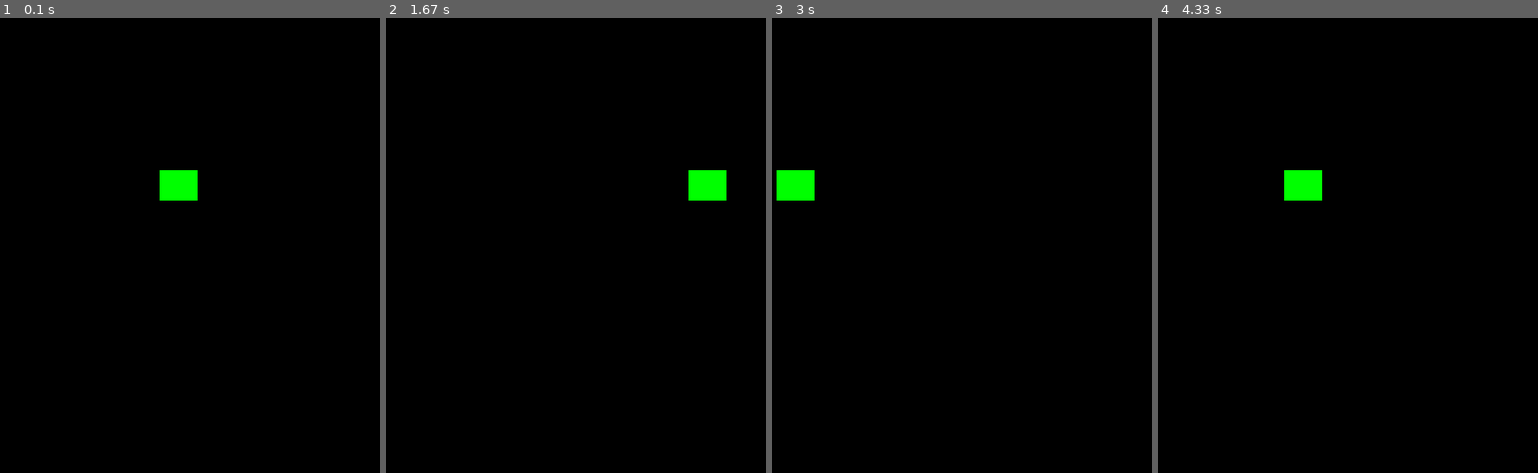
Above: before the commit, frames 1-4 (left to right).
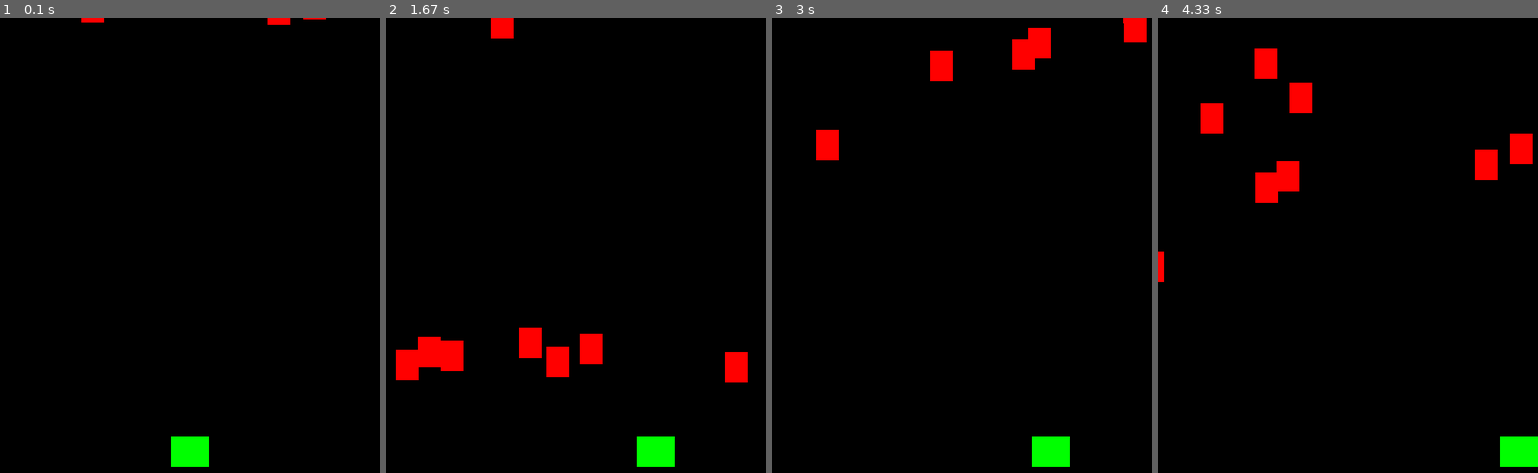
Above: after the commit, the same moments.

Repository: Liuian/MyFirstPygame
Game: pygame game, started from main.py
Two runs of this game, one before a commit and one after it. Both use one fixed random seed, a clock stepped at 60 frames per second and the inputs below.
Inputs:
- Up to frame 1 (0.1 s): no input
- Up to frame 2 (1.67 s): hold Right 0.33-0.8 s; hold Right 0.83-1.3 s; hold Left from 1.33 s (still down)
- Up to frame 3 (3 s): release Left at 1.87 s; hold Left 1.9-2.3 s; hold Right 2.33-2.97 s
- Up to frame 4 (4.33 s): hold Left 3-3.47 s; hold Right 3.5-3.97 s; hold Right from 4 s (still down)

The runs differ from the first frame. In frame 1, 1.5% of the frame differs, in the area x 21-86%, y 0-99%; in frame 2, 4.4%, in the area x 2-96%, y 0-99%; in frame 3, 3.2%; in frame 4, 4.1%.

Commit message:
Aug 4 - finished rock

Diff:
--- a/main.py
+++ b/main.py
@@ -1,5 +1,6 @@
 #sprite(精靈)
 import pygame
+import random
 
 FPS = 60    #constant variable used to be all capital
 WIDTH = 500
@@ -13,22 +14,72 @@
 
 class Player(pygame.sprite.Sprite):
     def __init__(self):
-        pygame.sprite.Sprite.__init__(self)
+        pygame.sprite.Sprite.__init__(self)     #call initial function
         self.image = pygame.Surface((50, 40))   #the image to display
         self.image.fill((0, 255, 0))
         self.rect = self.image.get_rect()       #定位 匡起來 #get_rect :在pygame拿一個平台
-        self.rect.x = 200                       #最左上為的點 x = 200
-        self.rect.y = 200
-        #self.rect.center = (WIDTH / 2, HEIGHT / 2) #點設在圖片中間
+        self.speedx = 6
+        self.rect.centerx = WIDTH / 2
+        self.rect.bottom = HEIGHT - 10
+        #self.rect.x = 200                       #最左上為的點 x = 200
+        #self.rect.y = 200
+        #self.rect.center = (WIDTH / 2, HEIGHT - 10) #點設在圖片中間
 
     def update(self):
-        self.rect.x += 2
-        if self.rect.left > WIDTH:
-            self.rect.right = 0
+        key_pressed = pygame.key.get_pressed()  #回傳按鍵有沒有被按的布林值
+        if key_pressed[pygame.K_RIGHT]:         #如果右鍵有被按 K_a a鍵
+            self.rect.x += self.speedx
+        elif key_pressed[pygame.K_LEFT]:
+            self.rect.x -= self.speedx
+
+        if self.rect.right > WIDTH:
+            self.rect.right = WIDTH
+        elif self. rect.left < 0:
+            self.rect.left = 0
+
+    def shoot(self):
+        bullet = Bullet(self.rect.centerx, self.rect.top)
+        all_sprites.add(bullet)                             #add bullet into sprite group
+
+class Rock(pygame.sprite.Sprite):
+    def __init__(self):
+        pygame.sprite.Sprite.__init__(self)
+        self.image = pygame.Surface((30, 40))   #the image to display
+        self.image.fill((255, 0, 0))
+        self.rect = self.image.get_rect()       #定位 匡起來 #get_rect :在pygame拿一個平台
+        self.rect.x = random.randrange(0, WIDTH - self.rect.width)
+        self.rect.y = random.randrange(-100, -40)
+        self.speedy = 5
+        self.speedx = random.randrange(-3, 3)
+    def update(self):
+        self.rect.y += self.speedy
+        self.rect.x += self.speedx
+        if(self.rect.top > HEIGHT or self.rect.left > WIDTH or self.rect.right < 0):
+            self.rect.x = random.randrange(0, WIDTH - self.rect.width)
+            self.rect.y = random.randrange(-100, -40)
+            self.speedy = 2
+            self.speedx = random.randrange(-2, 2)
+
+class Bullet(pygame.sprite.Sprite):
+    def __init__(self, x, y):                   #sent player's location
+        pygame.sprite.Sprite.__init__(self)
+        self.image = pygame.Surface((10, 20))   #the image to display
+        self.image.fill((255, 255, 255))
+        self.rect = self.image.get_rect()       #定位 匡起來 #get_rect :在pygame拿一個平台
+        self.rect.centerx = x
+        self.rect.buttom = y
+        self.speedy = -10
+    def update(self):
+        self.rect.y += self.speedy
+        if(self.rect.buttom < 0):
+            self.kill()
 
 all_sprites = pygame.sprite.Group() #創建一個sprite的群組
 Player = Player()                   #創一個物件
 all_sprites.add(Player)             #把Player加進群組
+for i in range(0, 8):
+    r = Rock()
+    all_sprites.add(r)
 
 #遊戲迴圈
 running = True
@@ -39,12 +90,15 @@
     for event in pygame.event.get():
         if event.type == pygame.QUIT:
             running = False
+        elif event.type == pygame.KEYDOWN:
+            if event.key == pygame.K_SPACE:
+                player.shoot()
 
     #update game
-    all_sprites.update()    #執行每個物件的update函式
+    all_sprites.update()        #執行每個物件的update函式
 
     #display
-    screen.fill((0, 0, 0))#screen.fill((R, G, B))#fill : fill in color
+    screen.fill((0, 0, 0))      #screen.fill((R, G, B))#fill : fill in color
     all_sprites.draw(screen)    #把all_sprite內的東西全部畫出來
     pygame.display.update()
 
